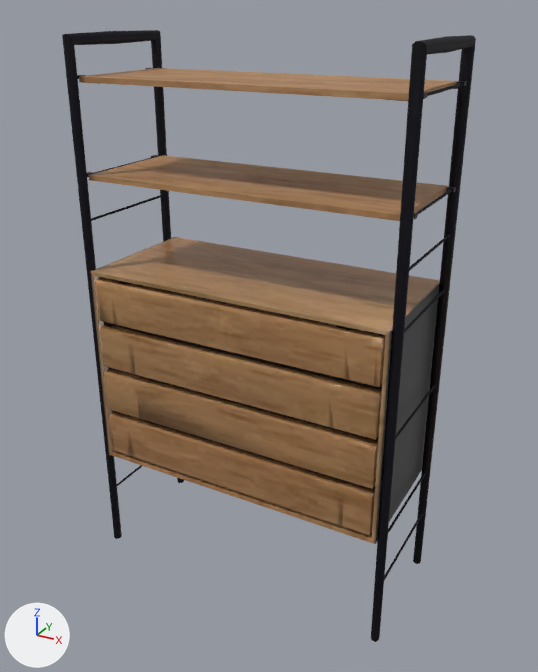
The glTF model client/public/assets/models/level-00/drawer_cabinet_512.glb, before and after one commit.
Camera for both pictures: a camera (50 mm lens) standing at (1.15, -2.06, 1.95) and looking at (0.02, 0.0, 0.92). Arrows for +X, +Y and +Z are at lower left; the lights stay in place. The picture after the commit comes second. Where no turn or scale is listed for an object, it has been applied to the vertices. Vertices at exactly the same position are counted once.

Objects in the first picture: 'drawer_cabinet', 'drawer_cabinet_drawer_01', 'drawer_cabinet_drawer_02', 'drawer_cabinet_drawer_03', 'drawer_cabinet_drawer_04'.
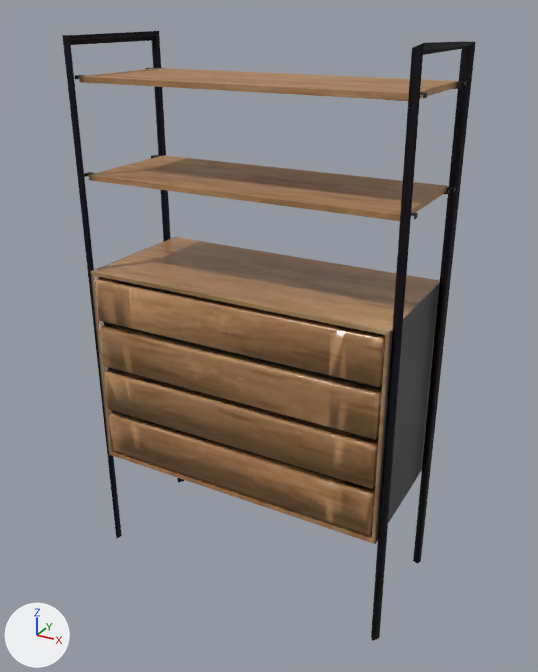
Where the newer file only moved an object's origin or applied its transform, the numbers keep the older frame.

Diff of the bpy script that builds the scene:
```diff
--- a/client/public/assets/models/level-00/drawer_cabinet_512.glb.py
+++ b/client/public/assets/models/level-00/drawer_cabinet_512.glb.py
@@ me_cube_001 @@
 # used by ob_drawer_cabinet; location = (0.0, 0.004, 0.941)
-me_cube_001.from_pydata(...)  # 4571 vertices, 8262 faces; spans x -0.57..0.57, y -0.24..0.24, z -0.94..0.94
+me_cube_001.from_pydata(...)  # 1756 vertices, 3228 faces; spans x -0.57..0.57, y -0.24..0.24, z -0.94..0.94
+# me_cube_001 part 1: 22 loose pieces with 825 vertices, spanning x -0.56..0.56, y -0.22..0.24, z -0.72..0.82, are deleted
+# me_cube_001 part 2: 34 vertices moved within x -0.56..0.51, y -0.22..0.23, z -0.71..0.8; 2005 vertices removed from x -0.57..0.57, y -0.24..0.23, z -0.94..0.94; 15 vertices added at x -0.49, y -0.19..0.18, z 0.49..0.8
 me_cube_001.materials.append(mat_drawer_cabinet)
@@ me_cube_007 @@
 # used by ob_drawer_cabinet_drawer_01; location = (-0.002, -0.026, 1.029); scale = (0.517, 0.517, 0.517)
-me_cube_007.from_pydata(...)  # 468 vertices, 932 faces; spans x -1.0..1.0, y -0.41..0.41, z -0.14..0.14
+me_cube_007.from_pydata(...)  # 179 vertices, 355 faces; spans x -1.0..1.0, y -0.41..0.41, z -0.14..0.14
+# me_cube_007 part 3: 290 vertices removed from x -1.0..1.0, y -0.41..0.41, z -0.14..0.14; 1 vertex added at x -0.82, y 0.41, z 0.12
 me_cube_007.materials.append(mat_drawer_cabinet)
@@ me_cube_009 @@
 # used by ob_drawer_cabinet_drawer_03; location = (-0.002, -0.026, 0.679); scale = (0.517, 0.517, 0.517)
-me_cube_009.from_pydata(...)  # 468 vertices, 932 faces; spans x -1.0..1.0, y -0.41..0.41, z -0.14..0.14
+me_cube_009.from_pydata(...)  # 157 vertices, 309 faces; spans x -1.0..1.0, y -0.41..0.41, z -0.14..0.14
+# me_cube_009 part 4: 311 vertices removed from x -1.0..1.0, y -0.41..0.41, z -0.14..0.14
 me_cube_009.materials.append(mat_drawer_cabinet)
@@ me_cube_010 @@
 # used by ob_drawer_cabinet_drawer_04; location = (-0.002, -0.026, 0.504); scale = (0.517, 0.517, 0.517)
-me_cube_010.from_pydata(...)  # 468 vertices, 932 faces; spans x -1.0..1.0, y -0.41..0.41, z -0.14..0.14
+me_cube_010.from_pydata(...)  # 159 vertices, 313 faces; spans x -1.0..1.0, y -0.41..0.41, z -0.14..0.14
+# me_cube_010 part 5: 309 vertices removed from x -1.0..1.0, y -0.41..0.41, z -0.14..0.14
 me_cube_010.materials.append(mat_drawer_cabinet)
```

Changed parts and their boxes [x1, y1, x2, y2] in the pictures (538 x 672 px):
'drawer_cabinet', reshaped
    before: [62, 30, 476, 642]
    after: [62, 31, 476, 641]
part 1 of me_cube_001, deleted (mostly hidden)
    before: [77, 76, 463, 580]
part 2 of me_cube_001, cut back
    before: [62, 30, 476, 642]
    after: [98, 83, 386, 412]
part 3 of me_cube_007, reshaped (brown)
    before: [95, 278, 385, 387]
part 4 of me_cube_009, deleted (brown)
    before: [104, 370, 378, 489]
part 5 of me_cube_010, deleted (brown)
    before: [109, 413, 375, 535]
